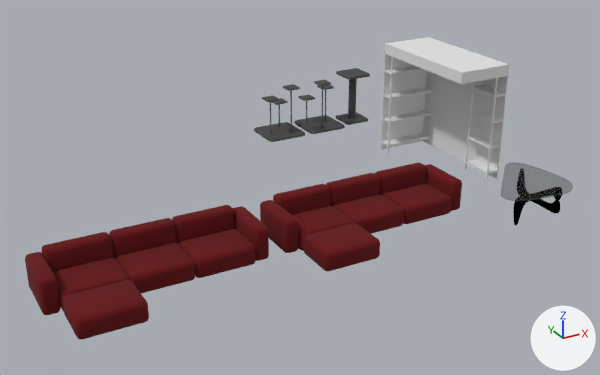
The Blender file static/avour.app/scenes/furnitures.blend, before and after one commit.
The view is the same before and after, from a camera (50 mm lens) standing at (-10.99, -14.01, 7.01) and looking at (-3.7, -0.76, 0.39). Arrows for +X, +Y and +Z are at lower right; the lights stay in place.

Objects in the first picture: 'Coffee Table', 'couch', 'couch.bkup', 'shelve.01', 'stand.01', 'stand.02', 'stand.03'.
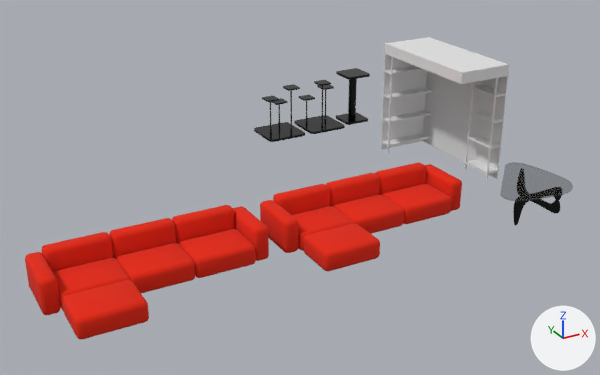
Boxes (x1, y1, x2, y2) around the edits, measured in the pictures (600 x 375 px):
'couch.bkup', recoloured: (25, 205, 269, 339) in both
'couch', recoloured: (260, 162, 462, 271) in both

The change, as a diff of the scene's bpy script:
```diff
--- a/static/avour.app/scenes/furnitures.blend.py
+++ b/static/avour.app/scenes/furnitures.blend.py
@@ mat_fabric_red @@
 mat_fabric_red = principled_material('fabric.red')
-mat_fabric_red.base_color = (0.134, 0.0, 0.00156)  # dark red #660005
+mat_fabric_red.base_color = (0.799, 0.0168, 0.0)  # red #e72300
 mat_fabric_red.roughness = 1.0
```
